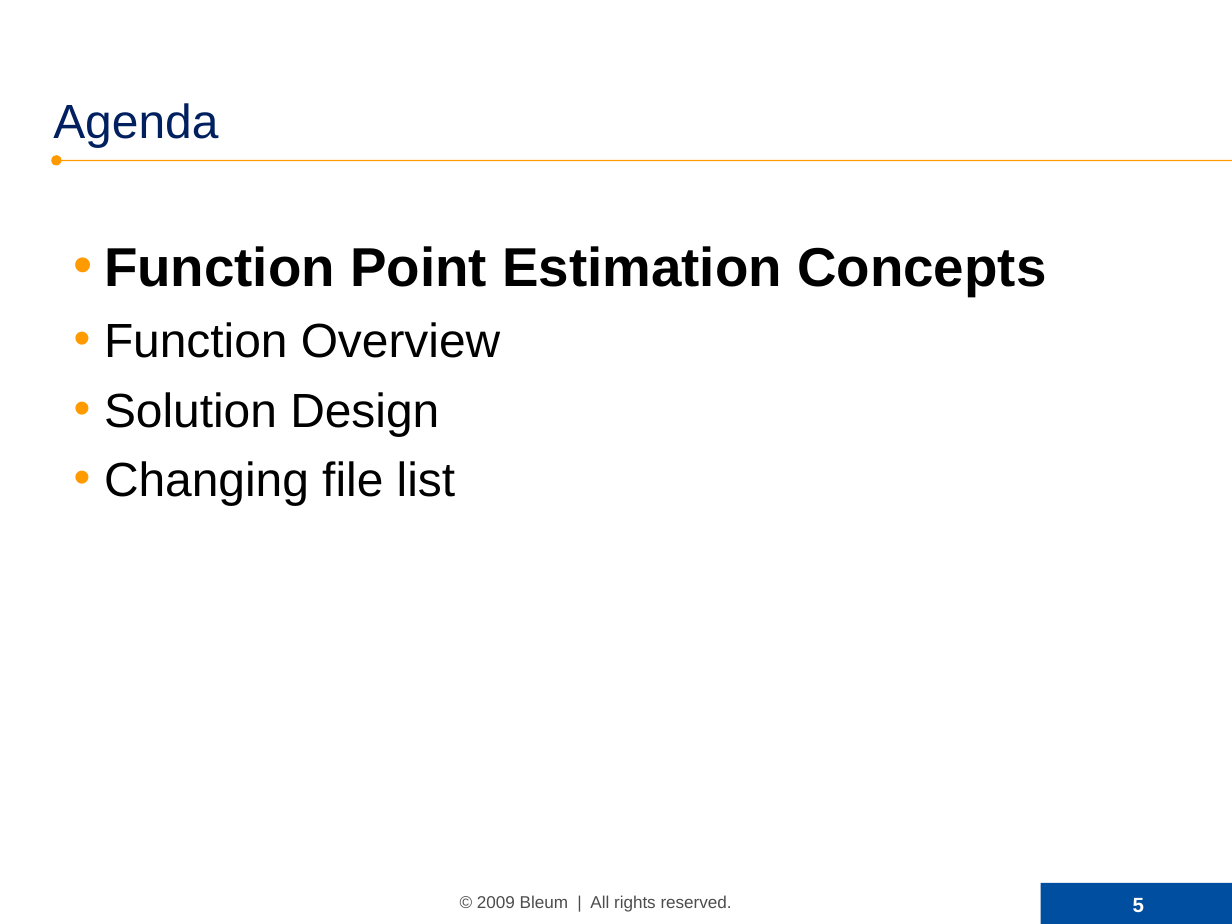
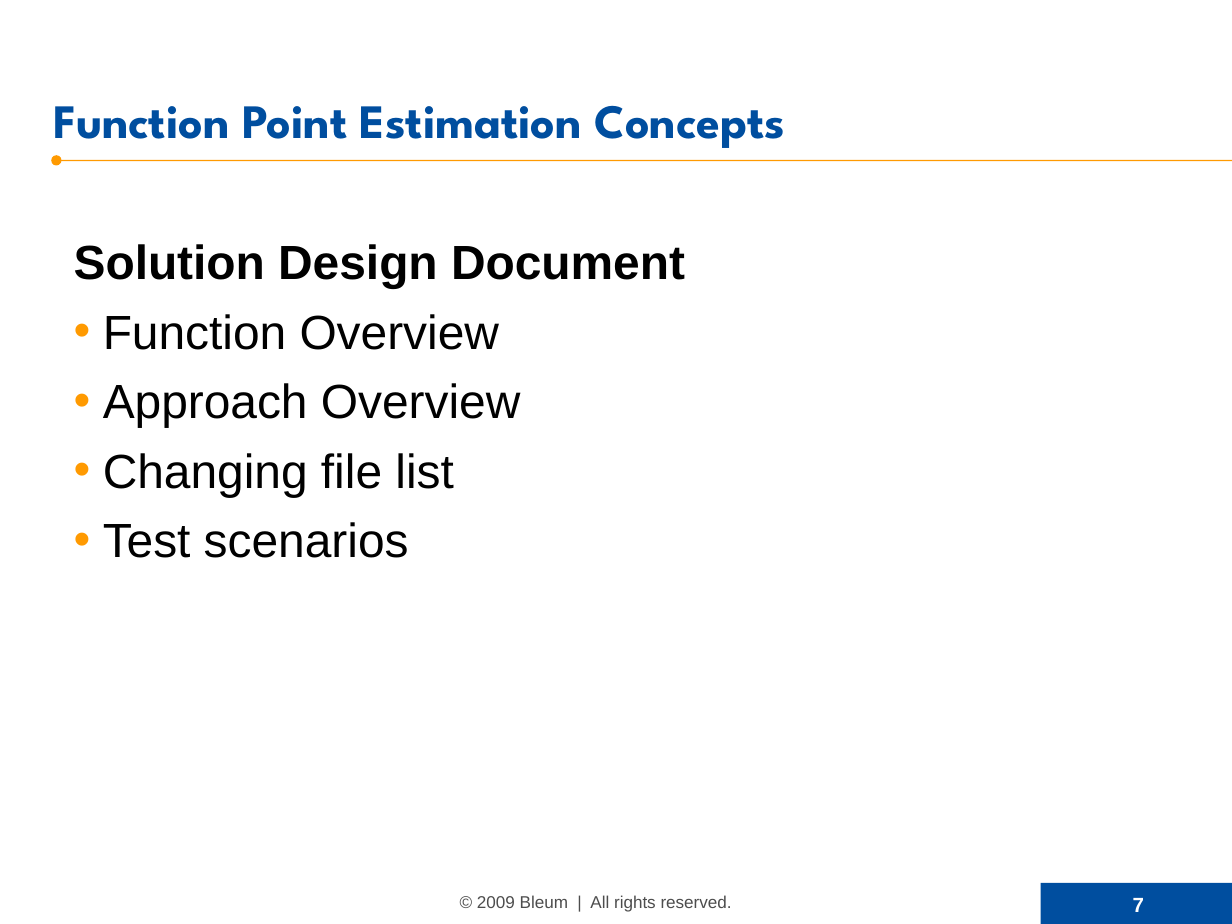
Before and after one commit to SamNiBoy/ForWork, a slide deck: slide 7 of Software Estimation (WMS).ppt (slide 5 before the commit). Drawn at 1232x924 pixels with LibreOffice and Linux fonts; fonts in the diff are those of the drawing; background and template pictures are left out. Boxes give left, top, right and bottom in pixels: in the first picture for what was removed or moved away, otherwise in the second. Text is boxed around its words. In the diff, an @@ line names an element or a change of style, - is before the commit and + after.

```diff
--- a/Software Estimation (WMS).ppt
+++ b/Software Estimation (WMS).ppt
@@ title at (53,105,785,148): text changed; font Arial to League Spartan; text colour #002060 to #004E9F; bold on @@
-Agenda
+Function Point Estimation Concepts
@@ text at (74,244,685,288): text changed; size 32 to 28 pt @@
-• Function Point Estimation Concepts
+Solution Design Document
@@ text at (103,314,499,497): indent changed @@
@@ text at (103,383,520,427): text changed @@
-• Solution Design
+• Approach Overview
@@ text at (103,522,409,558): paragraph added @@
+• Test scenarios
@@ page number at (1133,898,1144,912): text changed @@
-5
+7
```
Also in this commit, not shown: 2 other slides changed, 4 slides added, 45 slides removed, 5 other files.
